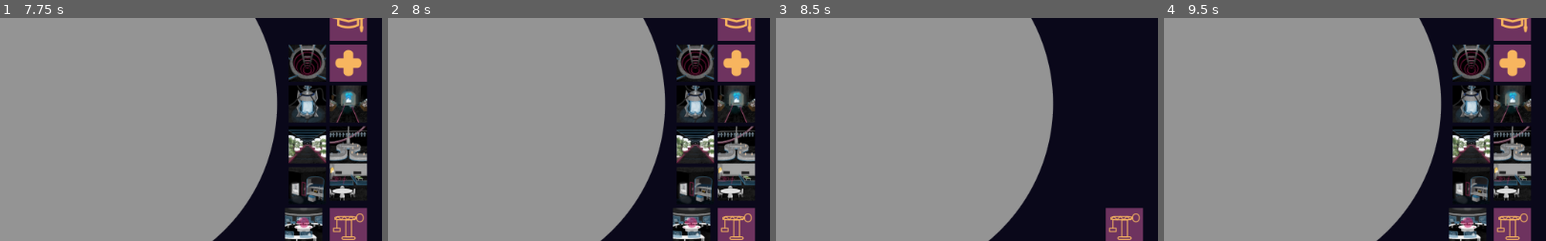
Above: before the commit, frames 1-4 (left to right).
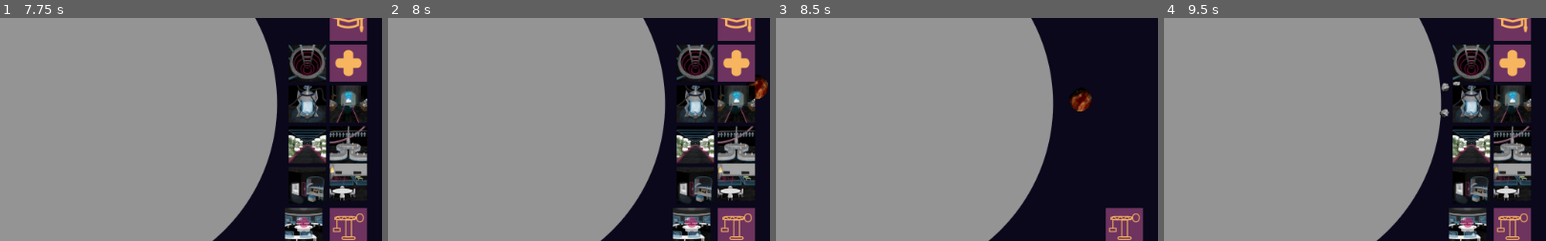
Above: after the commit, the same moments.

Repository: jhlothamer/gameOff2020
Game: Godot game, scene res://scenes/title/title.tscn
The game is run twice, just before and just after one commit, with the same random seed, the same clock (stepped at 60 frames per second) and the same inputs. Sound files missing from this copy of the repository are replaced by a short silence.
Inputs (mouse positions are % of the whole screen's width and height, from its top left):
- Up to frame 1 (7.75 s): click "New Game" at 0.5 s; move the mouse to (72, 45) at 1.27 s; hold Right (ui_right) 1.28-2 s; click (72, 45) at 1.42 s; drag from (30, 55) to (45, 70) at 2.02 s; click (96, 92) at 2.75 s; click (90, 65) at 3.5 s; click (96, 92) at 4.25 s; click (90, 83) at 5 s; click (96, 92) at 5.75 s; click (96, 47) at 6.5 s; click (96, 92) at 7.25 s
- Up to frame 2 (8 s): no input
- Up to frame 3 (8.5 s): click (96, 65) at 8 s
- Up to frame 4 (9.5 s): click (96, 92) at 8.75 s
The pictures show only the part of the screen within x 50-100%, y 46-96%; the shares and areas given below are measured in that part.

Frame 1 is identical in both runs. In frame 2, 0.3% of the frame differs, in the area x 94-100%, y 25-37%; in frame 3, 0.4%, in the area x 76-83%, y 31-42%; in frame 4, 0.2%.

Commit message:
asteroid spawner system to deposit resources on surface of moon

Diff:
--- a/game/project.godot
+++ b/game/project.godot
@@ -208,6 +208,13 @@
 "events": [  ]
 }
 
+[physics]
+
+2d/default_gravity=0
+2d/default_gravity_vector=Vector2( 0, 0 )
+2d/default_linear_damp=0.0
+2d/default_angular_damp=0.0
+
 [rendering]
 
 environment/default_clear_color=Color( 0.0431373, 0.0352941, 0.105882, 1 )
--- /dev/null
+++ b/game/scenes/game/Asteroid.gd
@@ -0,0 +1,42 @@
+extends RigidBody2D
+
+var type = "Asteroid"
+var delayed_kick_offset = Vector2(0,0)
+var delayed_kick_impulse = Vector2(0,0)
+var physics_tick_countdown = 10
+var apply_initial_force = true
+var disintegration_countdown = 3
+var marked_for_disintegration = false
+
+func _ready():
+	pass
+
+func _physics_process(delta):
+	if marked_for_disintegration:
+		if disintegration_countdown <= 0:
+			get_parent()._disintegrate(self)
+			marked_for_disintegration = false
+		else:
+			disintegration_countdown -= 1
+	if physics_tick_countdown <= 0 and apply_initial_force:
+		_give_asteroid_kick()
+		apply_initial_force = false
+	else:
+		if apply_initial_force:
+			physics_tick_countdown -= 1
+
+func _give_asteroid_kick():
+	apply_impulse(delayed_kick_offset, delayed_kick_impulse )
+
+func _mark_for_disintegration():
+	marked_for_disintegration = true
+
+func _on_AsteroidBody_body_entered(body):
+	if "type" in body:
+		if body.type == "Fragment":
+			get_parent()._disintegrate(self)
+			get_parent().fragments.erase(body)
+			body.queue_free()
+		elif body.type == "Asteroid":
+			get_parent()._disintegrate(self)
+			get_parent()._disintegrate(body)
--- /dev/null
+++ b/game/scenes/game/Asteroid.tscn
@@ -0,0 +1,25 @@
+[gd_scene load_steps=4 format=2]
+
+[ext_resource path="res://scenes/game/Asteroid.gd" type="Script" id=1]
+[ext_resource path="res://assets/images/asteroids/a10000.png" type="Texture" id=2]
+
+[sub_resource type="CircleShape2D" id=1]
+
+[node name="AsteroidBody" type="RigidBody2D"]
+z_index = 4
+z_as_relative = false
+collision_mask = 3
+mass = 5.0
+contacts_reported = 1
+contact_monitor = true
+angular_damp = 0.1
+script = ExtResource( 1 )
+
+[node name="Sprite" type="Sprite" parent="."]
+scale = Vector2( 3.2, 3.2 )
+texture = ExtResource( 2 )
+
+[node name="CollisionShape2D" type="CollisionShape2D" parent="."]
+scale = Vector2( 25, 25 )
+shape = SubResource( 1 )
+[connection signal="body_entered" from="." to="." method="_on_AsteroidBody_body_entered"]
--- /dev/null
+++ b/game/scenes/game/Fragment.gd
@@ -0,0 +1,6 @@
+extends RigidBody2D
+
+var type = "Fragment"
+
+func _ready():
+	pass
--- /dev/null
+++ b/game/scenes/game/Fragment.tscn
@@ -0,0 +1,23 @@
+[gd_scene load_steps=5 format=2]
+
+[ext_resource path="res://assets/images/asteroids/fragments/a10000.png" type="Texture" id=1]
+[ext_resource path="res://scenes/game/Fragment.gd" type="Script" id=2]
+
+[sub_resource type="PhysicsMaterial" id=2]
+bounce = 0.5
+absorbent = true
+
+[sub_resource type="RectangleShape2D" id=3]
+
+[node name="FragmentBody" type="RigidBody2D"]
+mass = 0.8
+physics_material_override = SubResource( 2 )
+script = ExtResource( 2 )
+
+[node name="Sprite" type="Sprite" parent="."]
+scale = Vector2( 6, 6 )
+texture = ExtResource( 1 )
+
+[node name="CollisionShape2D" type="CollisionShape2D" parent="."]
+scale = Vector2( 7, 7 )
+shape = SubResource( 3 )
--- /dev/null
+++ b/game/scenes/game/MoonSurfaceBody.gd
@@ -0,0 +1,5 @@
+extends StaticBody2D
+
+func _ready():
+	var extents = get_parent().get_node("MoonBackground").radius
+	scale = Vector2(extents/10, extents/10)
--- /dev/null
+++ b/game/scenes/game/MoonSurfaceCollision.gd
@@ -0,0 +1,16 @@
+extends Area2D
+
+onready var spawn_mgr = get_parent().get_node("SpawnerMgr")
+
+func _ready():
+	var extents = get_parent().get_node("MoonBackground").radius
+	scale = Vector2(extents/10, extents/10)
+
+
+func _on_MoonSurfaceCollision_body_entered(body):
+	if "type" in body:
+		if body.type == "Asteroid":
+			spawn_mgr._asteroid_impact(body)
+		else:
+			# other types of collsions?
+			pass
--- a/game/scenes/game/game.tscn
+++ b/game/scenes/game/game.tscn
@@ -19,6 +19,9 @@
 [ext_resource path="res://assets/images/ui/people-blue.png" type="Texture" id=17]
 [ext_resource path="res://assets/images/ui/power-red.png" type="Texture" id=18]
 [ext_resource path="res://assets/images/ui/power-blue.png" type="Texture" id=19]
+[ext_resource path="res://scenes/managers/SpawnerMgr.gd" type="Script" id=20]
+[ext_resource path="res://scenes/game/MoonSurfaceCollision.gd" type="Script" id=21]
+[ext_resource path="res://scenes/game/MoonSurfaceBody.gd" type="Script" id=22]
 [ext_resource path="res://scenes/ui/StructurePlacementMgr.gd" type="Script" id=29]
 [ext_resource path="res://assets/tilesets/power_overlay.tres" type="TileSet" id=30]
 [ext_resource path="res://scenes/ui/PowerOverlayMgr.gd" type="Script" id=31]
@@ -103,6 +106,15 @@
 0/shapes = [  ]
 0/z_index = 0
 
+[sub_resource type="CircleShape2D" id=4]
+
+[sub_resource type="PhysicsMaterial" id=5]
+bounce = 0.4
+
+[sub_resource type="CircleShape2D" id=6]
+
+[sub_resource type="CircleShape2D" id=7]
+
 [node name="game" type="Node2D"]
 __meta__ = {
 "_edit_group_": true,
@@ -151,6 +163,46 @@
 "_edit_lock_": true,
 "_edit_use_anchors_": false
 }
+
+[node name="MoonSurfaceCollision" type="Area2D" parent="."]
+visible = false
+scale = Vector2( 360, 360 )
+gravity_vec = Vector2( 0, 0 )
+gravity = 0.0
+script = ExtResource( 21 )
+__meta__ = {
+"_edit_group_": true,
+"_edit_lock_": true
+}
+
+[node name="CollisionShape2D" type="CollisionShape2D" parent="MoonSurfaceCollision"]
+shape = SubResource( 4 )
+
+[node name="MoonSurfaceBody" type="StaticBody2D" parent="."]
+scale = Vector2( 360, 360 )
+physics_material_override = SubResource( 5 )
+script = ExtResource( 22 )
+
+[node name="CollisionShape2D" type="CollisionShape2D" parent="MoonSurfaceBody"]
+shape = SubResource( 6 )
+
+[node name="GravityField" type="Area2D" parent="."]
+visible = false
+scale = Vector2( 1460, 1000 )
+space_override = 1
+gravity_point = true
+gravity_vec = Vector2( 0, 0 )
+gravity = 400.0
+linear_damp = 0.0
+angular_damp = 0.0
+collision_layer = 2
+__meta__ = {
+"_edit_group_": true,
+"_edit_lock_": true
+}
+
+[node name="CollisionShape2D" type="CollisionShape2D" parent="GravityField"]
+shape = SubResource( 7 )
 
 [node name="AllowedTiles" type="TileMap" parent="."]
 visible = false
@@ -260,6 +312,12 @@
 damage_overlay_tile_map = NodePath("../DamageOverlay")
 resource_indicators_overlay_tile_map = NodePath("../ResourceIndicators")
 
+[node name="SpawnerMgr" type="Node" parent="."]
+script = ExtResource( 20 )
+
+[node name="AsteroidTimer" type="Timer" parent="SpawnerMgr"]
+one_shot = true
+
 [node name="DamageMgr" type="Node" parent="."]
 script = ExtResource( 7 )
 structure_mgr = NodePath("../StructureMgr")
@@ -270,6 +328,7 @@
 [node name="Camera2D" type="Camera2D" parent="."]
 position = Vector2( -2884.48, 0 )
 current = true
+zoom = Vector2( 0.5, 0.5 )
 __meta__ = {
 "_edit_group_": true,
 "_edit_lock_": true
@@ -287,13 +346,11 @@
 
 [node name="CameraZoom2D" type="Node" parent="Camera2D"]
 script = ExtResource( 3 )
-zoom_speed = 0.5
-min_camera_zoom = 2.0
-max_camera_zoom = 15.0
+zoom_speed = 0.01
+min_camera_zoom = 0.01
+max_camera_zoom = 500.0
 initial_camera_zoom = 15.0
-zoom_steps = 2
 zoom_step_time_seconds = 0.4
-zoom_to_mouse = true
 
 [node name="Hud" parent="." instance=ExtResource( 14 )]
 
@@ -335,4 +392,6 @@
 [node name="AudioStreamPlayer" type="AudioStreamPlayer" parent="ZoomLevelSoundMixer/Zoom3Sound"]
 stream = ExtResource( 11 )
 volume_db = -18.0
+[connection signal="body_entered" from="MoonSurfaceCollision" to="MoonSurfaceCollision" method="_on_MoonSurfaceCollision_body_entered"]
+[connection signal="timeout" from="SpawnerMgr/AsteroidTimer" to="SpawnerMgr" method="_on_AsteroidTimer_timeout"]
 [connection signal="timeout" from="DamageMgr/DamageTimer" to="DamageMgr" method="_on_DamageTimer_timeout"]
--- /dev/null
+++ b/game/scenes/managers/SpawnerMgr.gd
@@ -0,0 +1,143 @@
+extends Node
+var checked = false
+onready var asteroid_scene = preload("res://scenes/game/Asteroid.tscn")
+var asteroids = []
+var fragments = []
+var asteroid_sprites = []
+var fragment_sprites = []
+var spawn_extents_min = Vector2(-13233,-9203.9)
+var spawn_extents_max = Vector2(13233,9203.9)
+
+onready var fragment_scene = preload("res://scenes/game/Fragment.tscn")
+export var min_time_between_asteroids = 1 #seconds
+export var max_time_between_asteroids = 5
+
+# how many asteroids can exist in scene at once
+export var max_concurrent_asteroids = 20
+
+var spawning_allowed = false
+
+# how many segments are launched after collision
+export var min_asteroid_segments: int = 2
+export var max_asteroid_segments: int = 5
+export var fragment_limit = 200
+# how much variance in the change in velocity by which they are ejected
+export var fragment_propel_variance_min = 0.4
+export var fragment_propel_variance_max = 0.8
+
+func _ready():
+	spawn_extents_min.x = get_parent().get_node("CameraLimitsRect").rect_global_position.x
+	spawn_extents_min.y = get_parent().get_node("CameraLimitsRect").rect_global_position.y
+	spawn_extents_max.x = abs(get_parent().get_node("CameraLimitsRect").rect_global_position.x)
+	spawn_extents_max.y = abs(get_parent().get_node("CameraLimitsRect").rect_global_position.y)
+	_load_sprites("res://assets/images/asteroids", asteroid_sprites)
+	_load_sprites("res://assets/images/asteroids/fragments", fragment_sprites )
+	if asteroid_sprites.empty():
+		print("errror loading asteroid sprites")
+	else:
+		_start_spawn_timer()
+		spawning_allowed = true
+
+func _process(delta):
+	if fragments.size() > fragment_limit:
+		var to_remove = fragments[0]
+		fragments.erase(to_remove)
+		to_remove.queue_free()
+	for i in asteroids:
+		if _is_out_of_bounds(i):
+			i.queue_free()
+			asteroids.erase(i)
+			print("asteroid out of bounds, despawning")
+	for i in fragments:
+		if _is_out_of_bounds(i):
+			i.queue_free()
+			fragments.erase(i)
+			print("fragment out of bounds, despawning")
+
+func _is_out_of_bounds(body):
+	if body.global_position.x > spawn_extents_max.x or \
+		body.global_position.x < spawn_extents_min.x or \
+		body.global_position.y > spawn_extents_max.y or \
+		body.global_position.y < spawn_extents_min.y:
+			return true
+	return false
+
+func _spawn_asteroid():
+	if spawning_allowed:
+		if asteroids.size() >= max_concurrent_asteroids:
+			_start_spawn_timer()
+			return
+		else:
+			var asteroid = asteroid_scene.instance()
+			asteroid.get_node("Sprite").texture = ArrayUtil.get_rand(asteroid_sprites)
+			var spawn_pos = Vector2(7500,0)
+			if randi() % 2 == 0:
+				#spawn along top or bottom
+				if randi() % 2 == 0:
+					#spawn top
+					spawn_pos.y = spawn_extents_min.y + 100
+				else:
+					#spawn bottom
+					spawn_pos.y = spawn_extents_max.y - 100
+				spawn_pos.x = rand_range((spawn_extents_max.x / 2) + 100, spawn_extents_max.x - 100)
+			else:
+				#spawn right side
+				spawn_pos.x = spawn_extents_max.x - 100
+				spawn_pos.y = rand_range(spawn_extents_min.y + 100, spawn_extents_max.y - 100)
+			var initial_kick = spawn_pos.direction_to(Vector2(0,0)).rotated(rand_range(-135,135))
+			initial_kick = initial_kick * rand_range( 500, 3000)
+			asteroid.position = spawn_pos
+			asteroids.append(asteroid)
+			# delay kick to let physics body settle after spawning
+			asteroid.delayed_kick_offset = Vector2(rand_range(0,50),rand_range(0,50))
+			asteroid.delayed_kick_impulse = initial_kick
+			add_child(asteroid)
+			print("added asteroid at " + str(spawn_pos))
+
+func _start_spawn_timer():
+	$AsteroidTimer.wait_time = rand_range(min_time_between_asteroids,max_time_between_asteroids)
+	$AsteroidTimer.start()
+
+func _load_sprites(path, array):
+	var direc = Directory.new()
+	direc.open(path)
+	direc.list_dir_begin()
+	while true:
+		var FileName = direc.get_next()
+		if FileName == "":
+			break
+		elif !FileName.begins_with(".") and !FileName.ends_with(".import"):
+			array.append(load(path + "/" + FileName))
+	direc.list_dir_end()
+
+func _on_AsteroidTimer_timeout():
+	if !spawning_allowed:
+		$AsteroidTimer.stop()
+		return
+	_spawn_asteroid()
+	_start_spawn_timer()
+
+func _asteroid_impact(body : RigidBody2D ):
+	body._mark_for_disintegration()
+
+func _disintegrate(body):
+	# create a random number of debris parts
+	# some will eject off into space
+	# some will form an orbit "ring" around the moon
+	# some will settle on the surface.
+	# TODO: base number of fragments on random asteroid size?
+	var segments = int(rand_range(min_asteroid_segments,max_asteroid_segments))
+	for i in range(0,segments):
+		var new_fragment = fragment_scene.instance()
+		#kick it
+		new_fragment.position = body.position
+		new_fragment.linear_velocity = \
+			body.linear_velocity.rotated(rand_range(-45,45))
+		new_fragment.linear_velocity = new_fragment.linear_velocity * \
+			rand_range(fragment_propel_variance_min, fragment_propel_variance_max)
+		new_fragment.angular_velocity = body.angular_velocity \
+			+ rand_range(-20,20)
+		fragments.append(new_fragment)
+		add_child(new_fragment)
+	asteroids.erase(body)
+	body.queue_free()
Binary file added: game/assets/images/asteroids/a10000.png
Not shown, added: game/assets/images/asteroids/a10000.png.import
Binary file added: game/assets/images/asteroids/a10001.png
Not shown, added: game/assets/images/asteroids/a10001.png.import
Binary file added: game/assets/images/asteroids/a10002.png
Not shown, added: game/assets/images/asteroids/a10002.png.import
Binary file added: game/assets/images/asteroids/a10003.png
Not shown, added: game/assets/images/asteroids/a10003.png.import
Binary file added: game/assets/images/asteroids/a10004.png
Not shown, added: game/assets/images/asteroids/a10004.png.import
Binary file added: game/assets/images/asteroids/a10005.png
Not shown, added: game/assets/images/asteroids/a10005.png.import
(and 404 more such lines)
